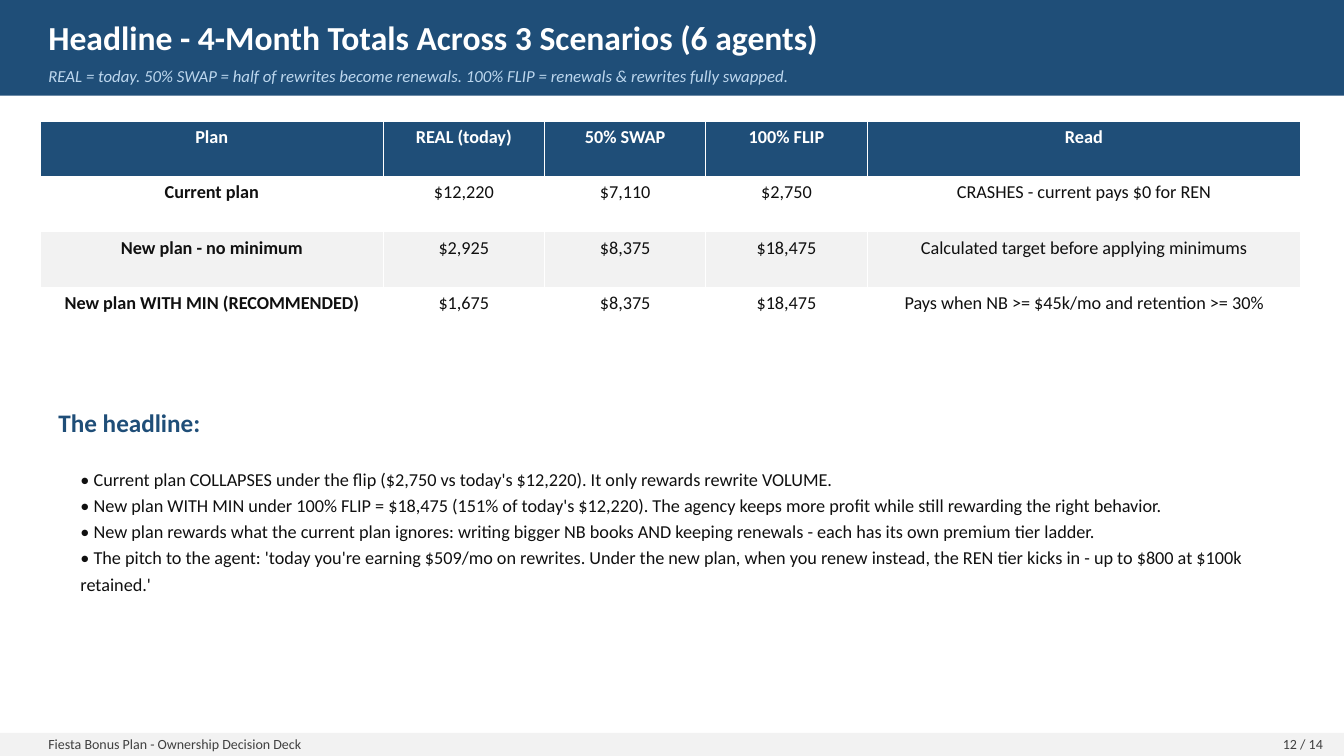
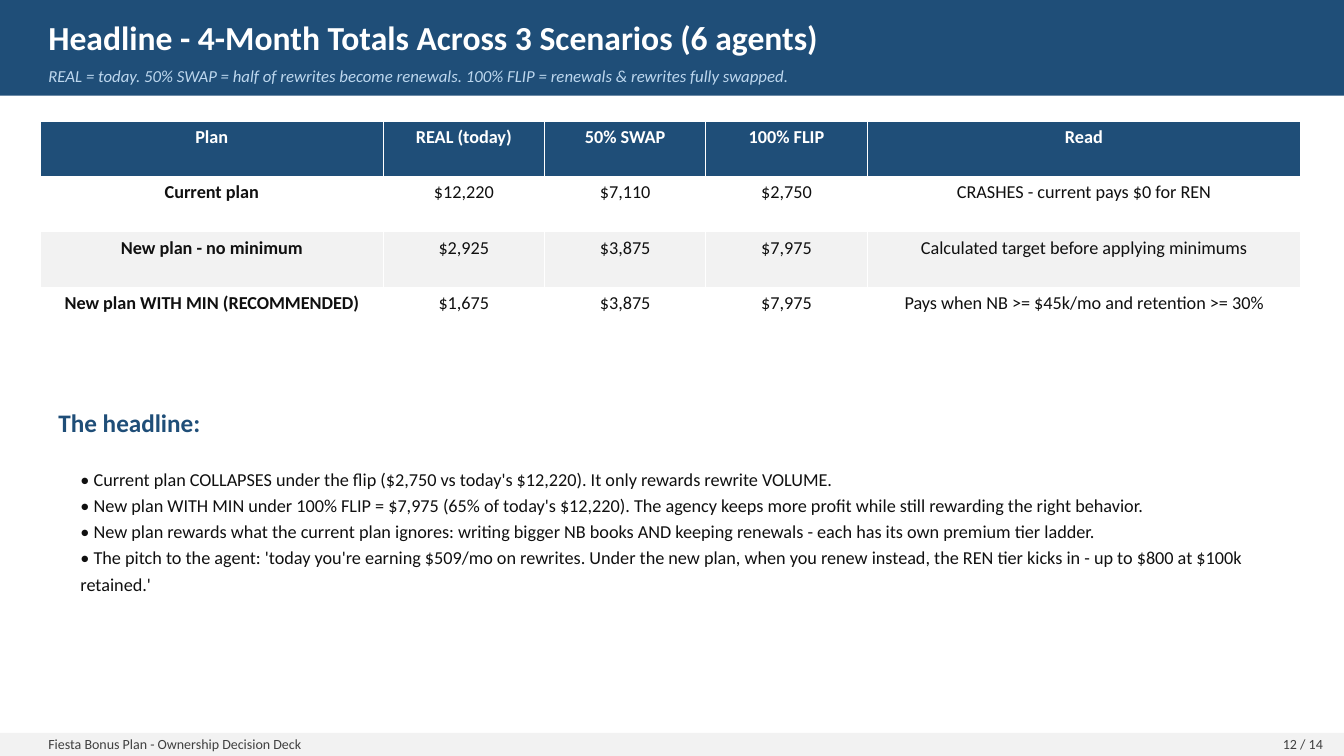
Before and after one commit to FAUS-tech/fiesta-bonus, a slide deck: slide 12 of output/Bonus_Plan_SIMPLE.pptx. Drawn at 1344x756 pixels with LibreOffice and Linux fonts; fonts in the diff are those of the drawing. Boxes give left, top, right and bottom in pixels: in the first picture for what was removed or moved away, otherwise in the second. Text is boxed around its words. In the diff, an @@ line names an element or a change of style, - is before the commit and + after.

```diff
--- a/output/Bonus_Plan_SIMPLE.pptx
+++ b/output/Bonus_Plan_SIMPLE.pptx
@@ table at bbox=[40, 121, 1301, 343] @@
-row 3, column 3: $8,375
+row 3, column 3: $3,875
-row 3, column 4: $18,475
+row 3, column 4: $7,975
-row 4, column 3: $8,375
+row 4, column 3: $3,875
-row 4, column 4: $18,475
+row 4, column 4: $7,975
@@ text at bbox=[94, 499, 1143, 515]: text changed @@
-• New plan WITH MIN under 100% FLIP = $18,475 (151% of today's $12,220). The agency keeps more profit while still rewarding the right behavior.
+• New plan WITH MIN under 100% FLIP = $7,975 (65% of today's $12,220). The agency keeps more profit while still rewarding the right behavior.
```
Also in this commit, not shown: 7 other slides changed, 3 other files.
